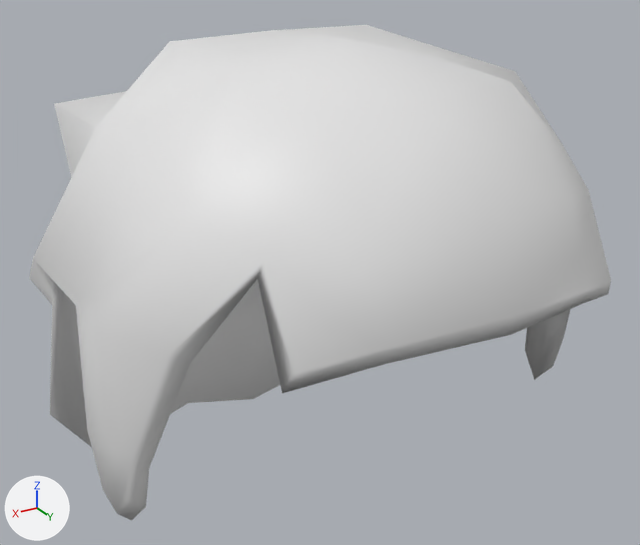
What one commit did to the FBX model ECOE sim/Assets/Art/Characters/Hairs/Female/ShortCurlyHair_F.fbx.
Camera for both pictures: a 50 mm camera at (0.599, 0.996, 1.791) aimed at (0.0, -0.002, 1.292). Every picture has the same lights, and +X, +Y and +Z are marked at lower left. The older version comes first. Where no turn or scale is listed for an object, it has been applied to the vertices.

Names of what the first picture shows: 'ShortHair_FC'.
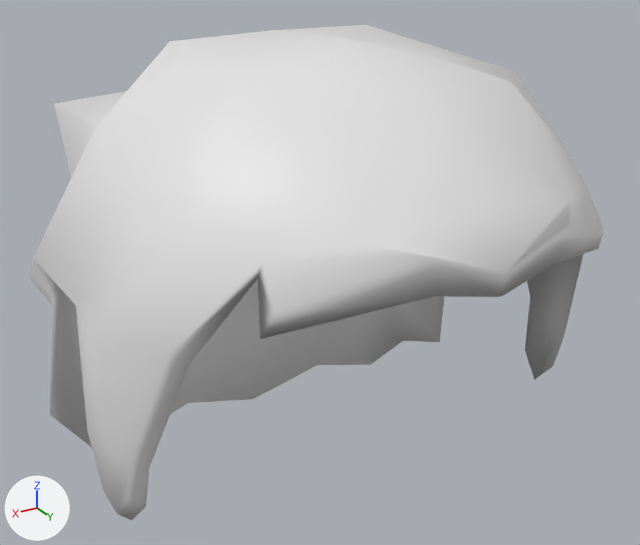
Where the change shows, as pixel boxes (x1, y1, x2, y2) in the pictures (640 x 545 px; the box of a moved part takes in the faces that stretch with it):
'ShortHair_FC', reshaped
    before: (29, 25, 611, 520)
    after: (29, 25, 604, 520)
part 1 of me_cube_012, moved or reshaped
    before: (189, 81, 611, 393)
    after: (189, 81, 604, 339)

Diff of the bpy script that builds the scene:
```diff
--- a/ECOE sim/Assets/Art/Characters/Hairs/Female/ShortCurlyHair_F.fbx.py
+++ b/ECOE sim/Assets/Art/Characters/Hairs/Female/ShortCurlyHair_F.fbx.py
@@ me_cube_012 @@
 # used by ob_shorthair_fc; location = (0.0, 0.0, 1.227)
 # before: 57 (-0.137, 0.321, 0.246) at pixel (570, 197), 58 (0.0, 0.347, 0.263) at pixel (494, 210), 132 (0.137, 0.321, 0.246) at pixel (370, 243)
-me_cube_012.from_pydata(...)  # 152 vertices, 150 faces; spans x -0.38..0.38, y -0.393..0.387, z -0.264..0.399
-me_cube_012.vertices[80].co = (-0.233, 0.312, 0.1)  # pixel (608, 294)
-me_cube_012.vertices[81].co = (-0.139, 0.355, 0.126)  # pixel (581, 303)
-me_cube_012.vertices[82].co = (0.0, 0.387, 0.137)  # pixel (510, 334)
-me_cube_012.vertices[83].co = (-0.224, 0.321, 0.124)  # pixel (611, 280)
-me_cube_012.vertices[84].co = (-0.148, 0.356, 0.146)  # pixel (590, 287)
-me_cube_012.vertices[85].co = (0.0, 0.387, 0.159)  # pixel (512, 316)
-me_cube_012.vertices[148].co = (0.233, 0.312, 0.1)  # pixel (282, 393)
-me_cube_012.vertices[149].co = (0.139, 0.355, 0.126)  # pixel (384, 364)
-me_cube_012.vertices[150].co = (0.224, 0.321, 0.124)  # pixel (294, 373)
-me_cube_012.vertices[151].co = (0.148, 0.356, 0.146)  # pixel (378, 350)
+me_cube_012.from_pydata(...)  # 152 vertices, 150 faces; spans x -0.38..0.38, y -0.393..0.371, z -0.264..0.399
+# me_cube_012 part 1
+for i in [57, 58, 132]: me_cube_012.vertices[i].co += Vector((0.0, 0.0, -0.002))
+me_cube_012.vertices[80].co = (-0.241, 0.281, 0.149)  # pixel (598, 248)
+me_cube_012.vertices[81].co = (-0.083, 0.36, 0.19)  # pixel (555, 263)
+me_cube_012.vertices[82].co = (0.0, 0.367, 0.173)  # pixel (500, 296)
+me_cube_012.vertices[83].co = (-0.231, 0.294, 0.18)  # pixel (604, 230)
+me_cube_012.vertices[84].co = (-0.093, 0.364, 0.237)  # pixel (569, 223)
+me_cube_012.vertices[85].co = (0.0, 0.371, 0.202)  # pixel (505, 272)
+me_cube_012.vertices[148].co = (0.241, 0.281, 0.149)  # pixel (260, 339)
+me_cube_012.vertices[149].co = (0.083, 0.36, 0.19)  # pixel (434, 296)
+me_cube_012.vertices[150].co = (0.231, 0.294, 0.18)  # pixel (273, 314)
+me_cube_012.vertices[151].co = (0.093, 0.364, 0.237)  # pixel (431, 256)
+# other edits to the shape of me_cube_012 do not show in these pictures
 me_cube_012.materials.append(mat_cartoonhead)
```
